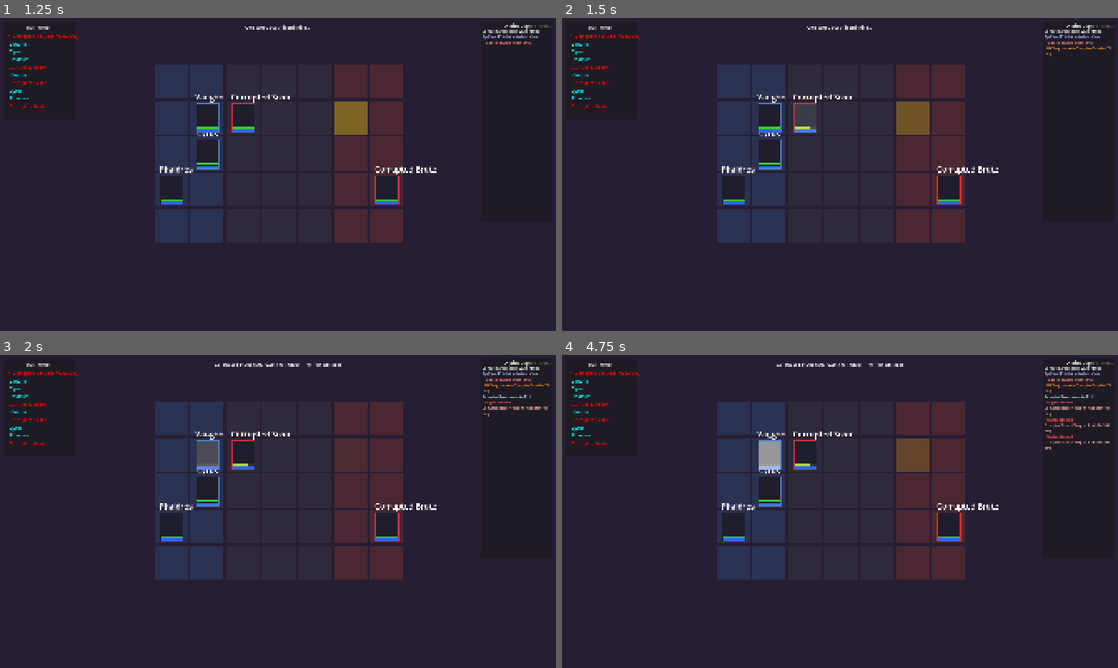
Above: before the commit, frames 1-4 (two rows, left to right).
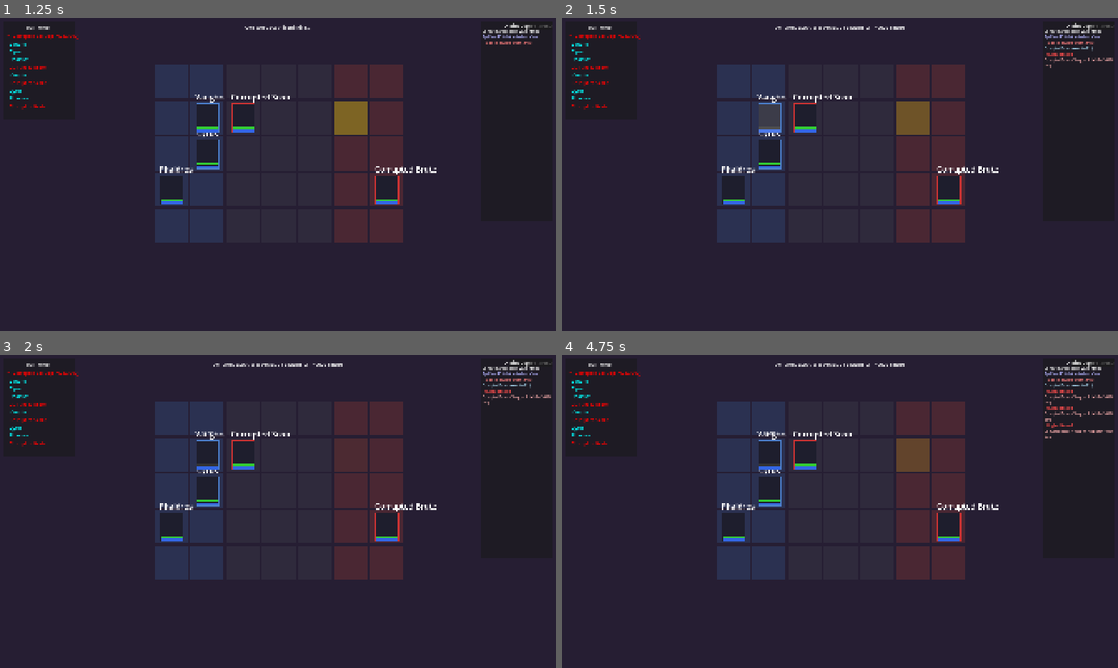
Above: after the commit, the same moments.

Repository: adbarc92/Disruption
Game: Godot game, scene res://scenes/combat/combat_configurator.tscn
Two runs of this game, one before a commit and one after it. Both use one fixed random seed, a clock stepped at 60 frames per second and the inputs below. This scene is started directly instead of the project's main scene.
Inputs (mouse positions are in pixels of both pictures, inside the frame that each line leads up to):
- Up to frame 1 (1.25 s): click "Start Combat" at 0.5 s
- Up to frame 2 (1.5 s): click "End Combat (Test)" at 1.25 s
- Up to frame 3 (2 s): no input
- Up to frame 4 (4.75 s): tap F every 0.75 s from 2 to 4.25 s; move the mouse to (962, 495) at 2.02 s; hold D (move_right) 2.03-2.78 s; tap Q (grapple) at 2.1 s; click (962, 495) at 2.17 s; tap Space (jump) at 2.27, 3.02, 4.52 s; move the mouse to (728, 527) at 2.77 s; hold S (move_down) 2.78-3.53 s; tap E (interact) at 2.85 s; move the mouse to (895, 442) at 3.52 s; hold D (move_right) 3.53-4.28 s; tap Shift (roll) at 3.6 s; move the mouse to (812, 574) at 4.27 s; hold W (move_up) from 4.28 s (still down); tap Alt (sprint) at 4.35 s; click (812, 574) at 4.42 s

Frame 1 is identical in both runs. In frame 2, 1.1% of the frame differs, in the area x 35-100%, y 2-37%; in frame 3, 0.9%; in frame 4, 1.3%.

Commit message:
Add Combat Design Document v2 with distance-based rows and grid scalability
Major design updates:
- New CDD_Combat_v2.md: Comprehensive combat system design
  - Distance-based Dynamic Rows (Front/Mid/Back by proximity to enemies)
  - Grid-agnostic design (works with squares, hexes, any size)
  - Momentum system (Amplifiers/Exploiters/Breakers)
  - Blood & Soil territorial control with Blood Sanctification
  - Equipment charge system for Glyphion artifacts
  - AP economy with banking mechanics
  - Full tabletop implementation guide

Design decisions:
- Remove opportunity attacks (incentivized turtling)
- Use distance-based rows instead of fixed positions (scalable)
- Support both square and hex grids with identical rules
- Prioritize player fun over design elegance (new core pillar)

Implementation changes:
- Remove OA system from combat_manager.gd, grid_pathfinder.gd, damage_calculator.gd
- Remove OA config from combat_config.json and combat_config_loader.gd
- Update CHANGELOG with OA removal rationale

Core principle added to CLAUDE.md:
"Playtesting is King - A game is worthless if players aren't having fun"

Co-Authored-By: Claude Sonnet 4.5 <noreply@anthropic.com>

Diff:
--- a/godot/data/combat/combat_config.json
+++ b/godot/data/combat/combat_config.json
@@ -20,10 +20,5 @@
     "mp_regen_per_turn": 2,
     "base_damage_multiplier": 0.75,
     "min_damage": 1
-  },
-  "opportunity_attacks": {
-    "enabled": true,
-    "damage_multiplier": 0.5,
-    "max_per_move": 3
   }
 }
--- a/godot/data/skills/core_skills.json
+++ b/godot/data/skills/core_skills.json
@@ -8,7 +8,7 @@
       "action_type": "action",
       "mp_cost": 0,
       "damage": {
-        "base": 100,
+        "base": 10000,
         "type": "physical",
         "subtype": "slash",
         "stat_scaling": "strength"
--- a/godot/scripts/logic/combat/combat_config_loader.gd
+++ b/godot/scripts/logic/combat/combat_config_loader.gd
@@ -79,24 +79,3 @@
 	var base_range = movement.get("base_range", 1)
 	var divisor = movement.get("agility_divisor", 2)
 	return int(floor(float(agility) / divisor)) + base_range
-
-
-## Get opportunity attack damage multiplier
-static func get_oa_damage_mult() -> float:
-	_ensure_loaded()
-	var oa = _config.get("opportunity_attacks", {})
-	return oa.get("damage_multiplier", 0.5)
-
-
-## Check if opportunity attacks are enabled
-static func is_oa_enabled() -> bool:
-	_ensure_loaded()
-	var oa = _config.get("opportunity_attacks", {})
-	return oa.get("enabled", true)
-
-
-## Get max opportunity attacks per move
-static func get_oa_max_per_move() -> int:
-	_ensure_loaded()
-	var oa = _config.get("opportunity_attacks", {})
-	return oa.get("max_per_move", 3)
--- a/godot/scripts/logic/combat/damage_calculator.gd
+++ b/godot/scripts/logic/combat/damage_calculator.gd
@@ -72,23 +72,6 @@
 		result.damage
 	])
 
-	return result
-
-
-## Calculate opportunity attack damage (basic attack at reduced multiplier)
-static func calculate_opportunity_attack_damage(attacker: Dictionary, defender: Dictionary, skills_data: Dictionary) -> DamageResult:
-	var basic_attack = skills_data.get("basic_attack", {
-		"damage": {
-			"base": 75,
-			"type": "physical",
-			"subtype": "slash",
-			"stat_scaling": "strength"
-		}
-	})
-	var result = calculate_damage(basic_attack, attacker, defender)
-	var oa_mult = CombatConfigLoaderClass.get_oa_damage_mult()
-	result.damage = max(1, int(floor(result.damage * oa_mult)))
-	print("[DMG]   OA damage: applied %.0f%% multiplier -> %d" % [oa_mult * 100, result.damage])
 	return result
 
 
--- a/godot/scripts/logic/combat/grid_pathfinder.gd
+++ b/godot/scripts/logic/combat/grid_pathfinder.gd
@@ -86,39 +86,6 @@
 	return reachable
 
 
-## Get list of enemy unit IDs that would get opportunity attacks along a path
-## For each cell in the path (excluding start), check orthogonal neighbors for enemies
-## Deduplicated - each enemy only attacks once per move
-static func get_opportunity_attackers(path: Array[Vector2i], moving_unit_id: String, all_units: Dictionary, grid: Dictionary) -> Array[String]:
-	var attackers: Array[String] = []
-	var attacker_set: Dictionary = {}  # For deduplication
-
-	# Determine which side the moving unit is on
-	var moving_unit = all_units.get(moving_unit_id, {})
-	var moving_is_ally = moving_unit.get("is_ally", true)
-
-	# Skip the first cell (starting position)
-	for i in range(1, path.size()):
-		var cell = path[i]
-		# Check orthogonal neighbors
-		var directions = [Vector2i(1, 0), Vector2i(-1, 0), Vector2i(0, 1), Vector2i(0, -1)]
-		for dir in directions:
-			var adj = cell + dir
-			if grid.has(adj):
-				var adj_unit_id = grid[adj]
-				if adj_unit_id == moving_unit_id:
-					continue
-				if attacker_set.has(adj_unit_id):
-					continue
-				# Only enemies trigger OAs
-				var adj_unit = all_units.get(adj_unit_id, {})
-				if adj_unit.get("is_ally", true) != moving_is_ally:
-					attacker_set[adj_unit_id] = true
-					attackers.append(adj_unit_id)
-
-	return attackers
-
-
 ## Calculate Manhattan distance between two grid positions
 static func manhattan_distance(a: Vector2i, b: Vector2i) -> int:
 	return abs(a.x - b.x) + abs(a.y - b.y)
--- a/godot/scripts/presentation/combat/combat_manager.gd
+++ b/godot/scripts/presentation/combat/combat_manager.gd
@@ -957,7 +957,7 @@
 	await _execute_movement(user, best_adj, path)
 
 
-## Execute movement along a path with opportunity attack detection
+## Execute movement along a path
 func _execute_movement(unit: Dictionary, target_pos: Vector2i, path: Array[Vector2i] = []) -> void:
 	var unit_id = unit.get("id", "")
 	var old_pos: Vector2i = unit.get("grid_position", Vector2i(0, 0))
@@ -967,14 +967,6 @@
 
 	if path.is_empty():
 		return
-
-	# Detect opportunity attackers
-	var oa_attackers: Array[String] = []
-	if CombatConfigLoaderClass.is_oa_enabled():
-		oa_attackers = GridPathfinderClass.get_opportunity_attackers(path, unit_id, all_units, grid)
-		var max_oa = CombatConfigLoaderClass.get_oa_max_per_move()
-		if oa_attackers.size() > max_oa:
-			oa_attackers.resize(max_oa)
 
 	# Animate step-by-step
 	for i in range(1, path.size()):
@@ -986,39 +978,8 @@
 		_update_unit_visuals()
 		await get_tree().create_timer(0.15).timeout
 
-	# Execute opportunity attacks after movement
-	for attacker_id in oa_attackers:
-		await _execute_opportunity_attack(attacker_id, unit_id)
-
 	_log_action("%s moves to (%d,%d)" % [unit.get("name", "?"), target_pos.x, target_pos.y], Color(0.7, 0.9, 1.0))
 	EventBus.position_changed.emit(unit_id, old_pos, target_pos)
-
-
-func _execute_opportunity_attack(attacker_id: String, target_id: String) -> void:
-	var attacker = _find_unit_by_id(attacker_id)
-	var target = _find_unit_by_id(target_id)
-
-	if attacker.is_empty() or target.is_empty():
-		return
-
-	var result = DamageCalculatorClass.calculate_opportunity_attack_damage(attacker, target, skills_data)
-
-	var reductions = status_manager.get_damage_reductions(target_id)
-	if not reductions.is_empty():
-		result.damage = DamageCalculatorClass.apply_damage_reduction(
-			result.damage, result.damage_type, reductions
-		)
-
-	_apply_damage(target, result.damage)
-
-	_log_action("  OA! %s strikes %s for %d dmg" % [attacker.get("name", "?"), target.get("name", "?"), result.damage], Color(1.0, 0.6, 0.2))
-	_spawn_floating_text("OA %d" % result.damage, Color(1.0, 0.6, 0.2), target)
-
-	if unit_visuals.has(target_id) and is_instance_valid(unit_visuals[target_id]):
-		unit_visuals[target_id].flash_damage()
-
-	_update_unit_visuals()
-	await get_tree().create_timer(0.5).timeout
 
 
 func _apply_skill_effect(skill: Dictionary, user: Dictionary, target: Dictionary) -> void:
Not shown, changed: CLAUDE.md
Not shown, changed: docs/00_Development/CHANGELOG_Rapid_Prototyping.md
Not shown, added: docs/01_Game_Design_Document/CDD_Combat_v2.md
